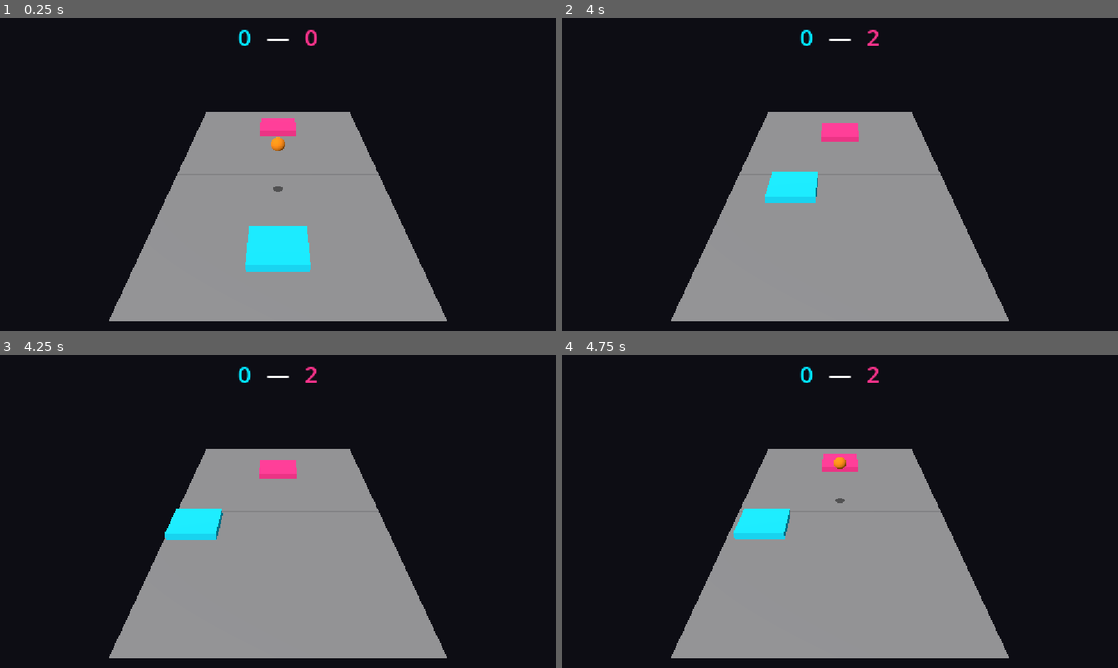
Above: before the commit, frames 1-4 (two rows, left to right).
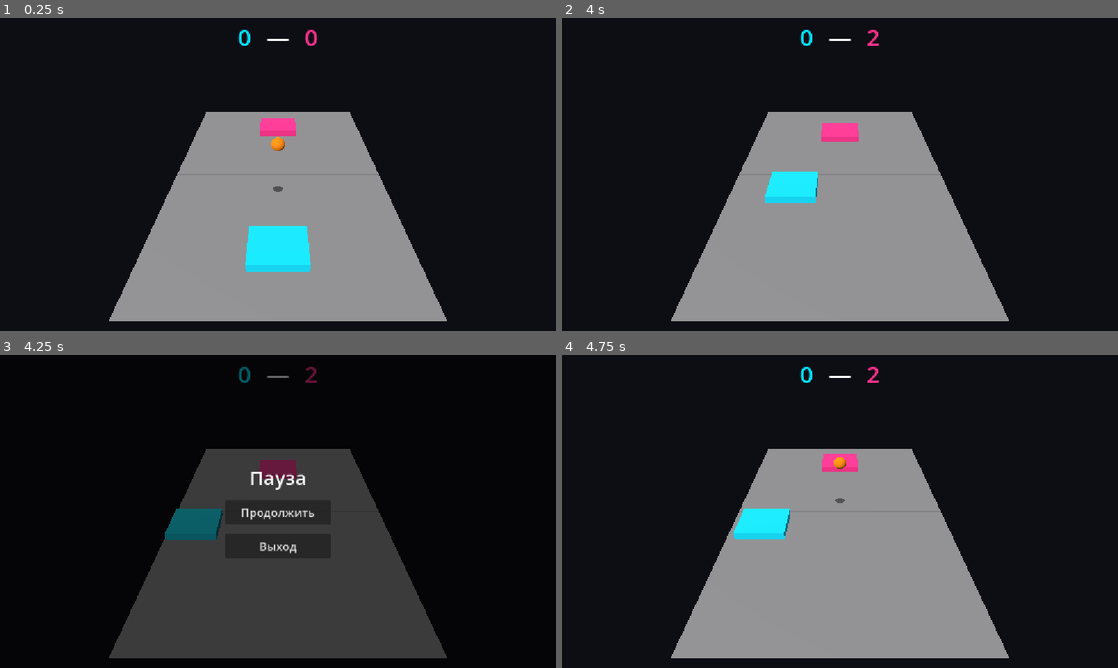
Above: after the commit, the same moments.

Repository: konserva93/galaxy-pong-2
Game: Godot game, scene res://scenes/Main.tscn
The game is run twice, just before and just after one commit, with the same random seed, the same clock (stepped at 60 frames per second) and the same inputs.
Inputs (mouse positions are in pixels of both pictures, inside the frame that each line leads up to):
- Up to frame 1 (0.25 s): no input
- Up to frame 2 (4 s): move the mouse to (962, 158) at 0.52 s; hold D (move_right) 0.53-1.28 s; click (962, 158) at 0.67 s; tap Enter at 1.25 s; move the mouse to (728, 190) at 1.27 s; hold S (move_back) 1.28-2.03 s; click (728, 190) at 1.42 s; move the mouse to (895, 105) at 2.02 s; hold D (move_right) 2.03-2.78 s; click (895, 105) at 2.17 s; move the mouse to (812, 237) at 2.77 s; hold W (move_forward) 2.78-3.53 s; click (812, 237) at 2.92 s; move the mouse to (1006, 221) at 3.52 s; hold A (move_left) from 3.53 s (still down); click (1006, 221) at 3.67 s
- Up to frame 3 (4.25 s): keep holding A (move_left); tap Escape (pause) at 4.15 s
- Up to frame 4 (4.75 s): release A (move_left) at 4.25 s; click (840, 511) at 4.25 s, where only the run after the commit has a clickable "Продолжить"

Frames 1-2 are identical in both runs. In frame 3, 29% of the frame differs, in the area x 19-81%, y 3-97%; in frame 4, nothing differs.

Commit message:
feat: add pause menu (task 4.2)
GameManager.toggle_pause() drives the engine's get_tree().paused and
emits state_changed("Paused"/"Playing"); gameplay nodes (ball, paddles)
stop for free via their default process_mode, while GameManager and the
new PauseMenu are explicitly PROCESS_MODE_ALWAYS so Esc and the button
clicks still work while paused. Pausing is a no-op once game_over is
set. PauseMenu.tscn is a plain placeholder (dim background, two
buttons) — real neon styling is now tracked as a new plan item, 6.5,
since stage 6 as originally scoped only covered 3D visuals and never
mentioned the 2D UI at all.

Added tests/pause_test.gd: toggle_pause() actually halts ball physics
and shows/hides the menu, the real 'pause' input action triggers it via
_unhandled_input (root.push_input(), not Input.action_press() which
only updates polling state), and pausing is blocked after game_over.

Diff:
--- a/scenes/Main.tscn
+++ b/scenes/Main.tscn
@@ -6,6 +6,7 @@
 [ext_resource type="PackedScene" path="res://scenes/Ball.tscn" id="4_ball"]
 [ext_resource type="PackedScene" path="res://scenes/AIPaddle.tscn" id="5_paddle_ai"]
 [ext_resource type="PackedScene" path="res://scenes/HUD.tscn" id="6_hud"]
+[ext_resource type="PackedScene" path="res://scenes/PauseMenu.tscn" id="7_pause_menu"]
 
 [sub_resource type="Environment" id="Environment_basic"]
 background_mode = 1
@@ -44,3 +45,5 @@
 [node name="UI" type="CanvasLayer" parent="."]
 
 [node name="HUD" parent="UI" instance=ExtResource("6_hud")]
+
+[node name="PauseMenu" parent="UI" instance=ExtResource("7_pause_menu")]
--- /dev/null
+++ b/scenes/PauseMenu.tscn
@@ -0,0 +1,40 @@
+[gd_scene load_steps=2 format=3]
+
+[ext_resource type="Script" path="res://scripts/pause_menu.gd" id="1_pause_menu"]
+
+[node name="PauseMenu" type="Control"]
+process_mode = 3
+anchor_right = 1.0
+anchor_bottom = 1.0
+visible = false
+script = ExtResource("1_pause_menu")
+
+[node name="DimBackground" type="ColorRect" parent="."]
+anchor_right = 1.0
+anchor_bottom = 1.0
+color = Color(0, 0, 0, 0.6)
+
+[node name="CenterContainer" type="CenterContainer" parent="."]
+anchor_right = 1.0
+anchor_bottom = 1.0
+mouse_filter = 2
+
+[node name="VBoxContainer" type="VBoxContainer" parent="CenterContainer"]
+theme_override_constants/separation = 20
+alignment = 1
+
+[node name="TitleLabel" type="Label" parent="CenterContainer/VBoxContainer"]
+horizontal_alignment = 1
+theme_override_colors/font_color = Color(1, 1, 1, 1)
+theme_override_font_sizes/font_size = 40
+text = "Пауза"
+
+[node name="ContinueButton" type="Button" parent="CenterContainer/VBoxContainer"]
+custom_minimum_size = Vector2(220, 50)
+theme_override_font_sizes/font_size = 24
+text = "Продолжить"
+
+[node name="ExitButton" type="Button" parent="CenterContainer/VBoxContainer"]
+custom_minimum_size = Vector2(220, 50)
+theme_override_font_sizes/font_size = 24
+text = "Выход"
--- a/scripts/game_manager.gd
+++ b/scripts/game_manager.gd
@@ -13,7 +13,7 @@
 
 signal score_changed(player_score: int, ai_score: int)
 signal game_over(winner: String)
-signal state_changed(new_state: String)
+signal state_changed(new_state: String) # "Playing" / "Paused"
 
 const SCORE_TO_WIN: int = 7
 
@@ -24,9 +24,36 @@
 var player_score: int = 0
 var ai_score: int = 0
 var is_game_over: bool = false
+var is_paused: bool = false
 
 var _ball: Area3D
 var _ball_start_position: Vector3
+
+
+func _ready() -> void:
+	# Autoload по умолчанию остановился бы вместе с остальной сценой при
+	# get_tree().paused=true -- а именно этому узлу нужно продолжать слушать
+	# Esc, чтобы снять паузу обратно.
+	process_mode = Node.PROCESS_MODE_ALWAYS
+
+
+func _unhandled_input(event: InputEvent) -> void:
+	if is_game_over:
+		return
+	if event.is_action_pressed("pause"):
+		toggle_pause()
+
+
+## Ставит/снимает паузу через движковый get_tree().paused — вся игровая
+## логика (вёсла, мяч) использует стандартный process_mode по умолчанию, так
+## что просто останавливается сама; UI (PauseMenu) и сам GameManager явно
+## помечены PROCESS_MODE_ALWAYS, чтобы продолжать реагировать на ввод.
+func toggle_pause() -> void:
+	if is_game_over:
+		return
+	is_paused = not is_paused
+	get_tree().paused = is_paused
+	state_changed.emit("Paused" if is_paused else "Playing")
 
 
 func register_ball(ball: Area3D, start_position: Vector3) -> void:
--- /dev/null
+++ b/scripts/pause_menu.gd
@@ -0,0 +1,28 @@
+extends Control
+
+## Меню паузы: видимость привязана к GameManager.state_changed ("Paused"/
+## "Playing" — GameManager.toggle_pause() открывает/закрывает по Esc).
+## process_mode = Always (см. .tscn) — этот узел и его кнопки должны получать
+## ввод, пока get_tree().paused=true останавливает остальную игру.
+
+@onready var _continue_button: Button = $CenterContainer/VBoxContainer/ContinueButton
+@onready var _exit_button: Button = $CenterContainer/VBoxContainer/ExitButton
+
+
+func _ready() -> void:
+	visible = false
+	GameManager.state_changed.connect(_on_state_changed)
+	_continue_button.pressed.connect(_on_continue_pressed)
+	_exit_button.pressed.connect(_on_exit_pressed)
+
+
+func _on_state_changed(new_state: String) -> void:
+	visible = new_state == "Paused"
+
+
+func _on_continue_pressed() -> void:
+	GameManager.toggle_pause()
+
+
+func _on_exit_pressed() -> void:
+	get_tree().quit()
--- /dev/null
+++ b/tests/pause_test.gd
@@ -0,0 +1,125 @@
+extends SceneTree
+
+## Регрессия для паузы (задача 4.2, game_manager.gd/pause_menu.gd):
+## - GameManager.toggle_pause() переключает get_tree().paused и эмитит
+##   state_changed("Paused"/"Playing");
+## - PauseMenu становится видимым/скрытым синхронно с этим состоянием;
+## - пока пауза активна, игровая физика (мяч, вёсла) реально останавливается
+##   (get_tree().paused тормозит их дефолтный process_mode), а GameManager и
+##   PauseMenu (process_mode=Always) продолжают реагировать;
+## - нажатие action "pause" переключает паузу через _unhandled_input;
+## - после game_over пауза заблокирована (нечего ставить на паузу).
+##
+## Запуск: см. reference-godot-cli в памяти проекта.
+
+var _ok := true
+var _states_seen: Array[String] = []
+
+
+func _initialize() -> void:
+	call_deferred("_run")
+
+
+func _on_state_changed(new_state: String) -> void:
+	_states_seen.append(new_state)
+
+
+func _run() -> void:
+	var main_scene: PackedScene = load("res://scenes/Main.tscn")
+	var main: Node3D = main_scene.instantiate()
+	root.add_child(main)
+	await physics_frame
+	await physics_frame
+
+	var game_manager: Node = root.get_node("GameManager")
+	var ball: Area3D = main.get_node("Ball")
+	var pause_menu: Control = main.get_node("UI/PauseMenu")
+	game_manager.state_changed.connect(_on_state_changed)
+
+	await _check_toggle_pauses_physics_and_menu(game_manager, ball, pause_menu)
+	await _check_pause_input_action(game_manager, ball)
+	await _check_blocked_after_game_over(game_manager)
+
+	print("RESULT: ", "PASS" if _ok else "FAIL")
+	quit(0 if _ok else 1)
+
+
+func _check_toggle_pauses_physics_and_menu(game_manager: Node, ball: Area3D, pause_menu: Control) -> void:
+	print("--- toggle_pause() stops ball physics and shows/hides PauseMenu ---")
+
+	print("initial: is_paused=%s tree.paused=%s pause_menu.visible=%s" % [game_manager.is_paused, root.get_tree().paused, pause_menu.visible])
+	_ok = _ok and not game_manager.is_paused
+	_ok = _ok and not root.get_tree().paused
+	_ok = _ok and not pause_menu.visible
+
+	_states_seen.clear()
+	game_manager.toggle_pause()
+	print("after toggle_pause(): is_paused=%s tree.paused=%s pause_menu.visible=%s states_seen=%s" % [game_manager.is_paused, root.get_tree().paused, pause_menu.visible, _states_seen])
+	_ok = _ok and game_manager.is_paused
+	_ok = _ok and root.get_tree().paused
+	_ok = _ok and pause_menu.visible
+	_ok = _ok and _states_seen == ["Paused"]
+
+	var frozen_pos: Vector3 = ball.position
+	var frozen_vel: Vector3 = ball.velocity
+	for i in range(20):
+		await process_frame # физика стоит, а SceneTree.process_frame всё ещё тикает
+	print("20 idle frames while paused: ball.position=%s (expect unchanged %s)" % [ball.position, frozen_pos])
+	_ok = _ok and ball.position.is_equal_approx(frozen_pos)
+	_ok = _ok and ball.velocity.is_equal_approx(frozen_vel)
+
+	_states_seen.clear()
+	game_manager.toggle_pause() # снимаем паузу (эмулирует нажатие "Продолжить")
+	print("after resuming: is_paused=%s tree.paused=%s pause_menu.visible=%s states_seen=%s" % [game_manager.is_paused, root.get_tree().paused, pause_menu.visible, _states_seen])
+	_ok = _ok and not game_manager.is_paused
+	_ok = _ok and not root.get_tree().paused
+	_ok = _ok and not pause_menu.visible
+	_ok = _ok and _states_seen == ["Playing"]
+
+	await physics_frame
+	await physics_frame
+	print("ball moved again after resuming: %s (expect != %s)" % [ball.position, frozen_pos])
+	_ok = _ok and not ball.position.is_equal_approx(frozen_pos)
+
+
+func _check_pause_input_action(game_manager: Node, ball: Area3D) -> void:
+	print("--- the 'pause' input action toggles pause via _unhandled_input ---")
+	# Input.action_press() only sets polling state (Input.is_action_pressed/
+	# get_axis) -- it does NOT dispatch a real InputEvent through
+	# _input/_unhandled_input. _unhandled_input needs an actual event, so we
+	# synthesize one via Input.parse_input_event(), matching how a real key
+	# press reaches the tree.
+
+	_ok = _ok and not game_manager.is_paused
+	_send_pause_action_press()
+	await process_frame
+	print("after pressing 'pause' action: is_paused=%s (expect true)" % game_manager.is_paused)
+	_ok = _ok and game_manager.is_paused
+
+	_send_pause_action_press()
+	await process_frame
+	print("after pressing 'pause' action again: is_paused=%s (expect false)" % game_manager.is_paused)
+	_ok = _ok and not game_manager.is_paused
+
+
+func _send_pause_action_press() -> void:
+	var event := InputEventAction.new()
+	event.action = "pause"
+	event.pressed = true
+	# root.push_input(), не Input.parse_input_event(): последний обновляет
+	# только состояние опроса (is_action_pressed/get_axis), а не проходит
+	# через _input/_unhandled_input -- push_input() явно прогоняет событие
+	# через тот же путь, что и реальный ввод от ОС.
+	root.push_input(event)
+
+
+func _check_blocked_after_game_over(game_manager: Node) -> void:
+	print("--- pause is a no-op once the game is over ---")
+
+	game_manager.is_game_over = true
+	game_manager.toggle_pause()
+	print("toggle_pause() after game_over: is_paused=%s tree.paused=%s (expect both false -- blocked)" % [game_manager.is_paused, root.get_tree().paused])
+	_ok = _ok and not game_manager.is_paused
+	_ok = _ok and not root.get_tree().paused
+
+	game_manager.is_game_over = false # чтобы не мешать возможным следующим тестам/выходу процесса
Not shown: 1 places in scenes/Main.tscn that only renumber resources
Not shown, added: scripts/pause_menu.gd.uid
Not shown, added: tests/pause_test.gd.uid
Not shown, changed: docs/DevelopmentPlan.md
Not shown, changed: docs/GameDesign.md
